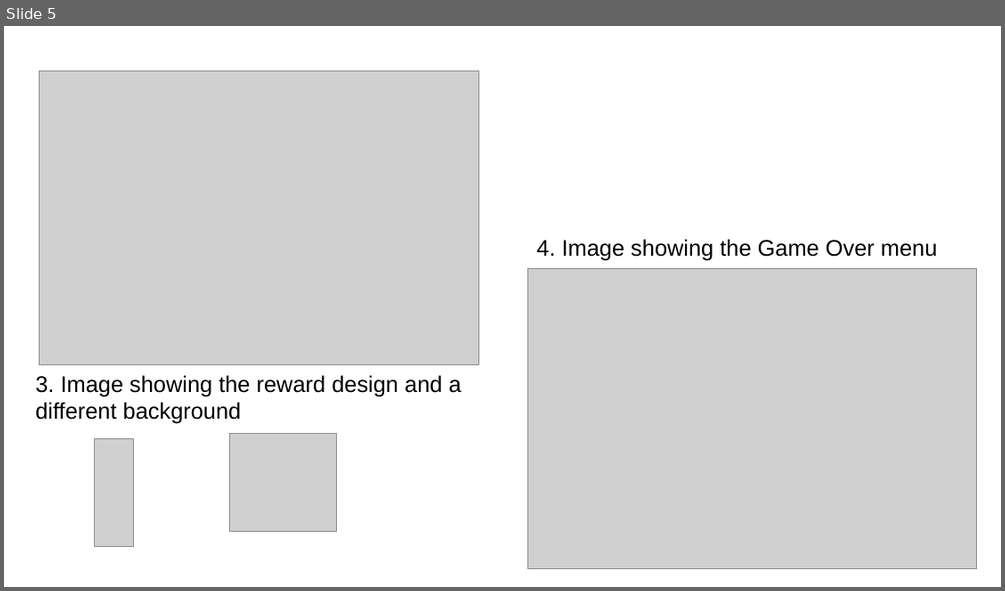
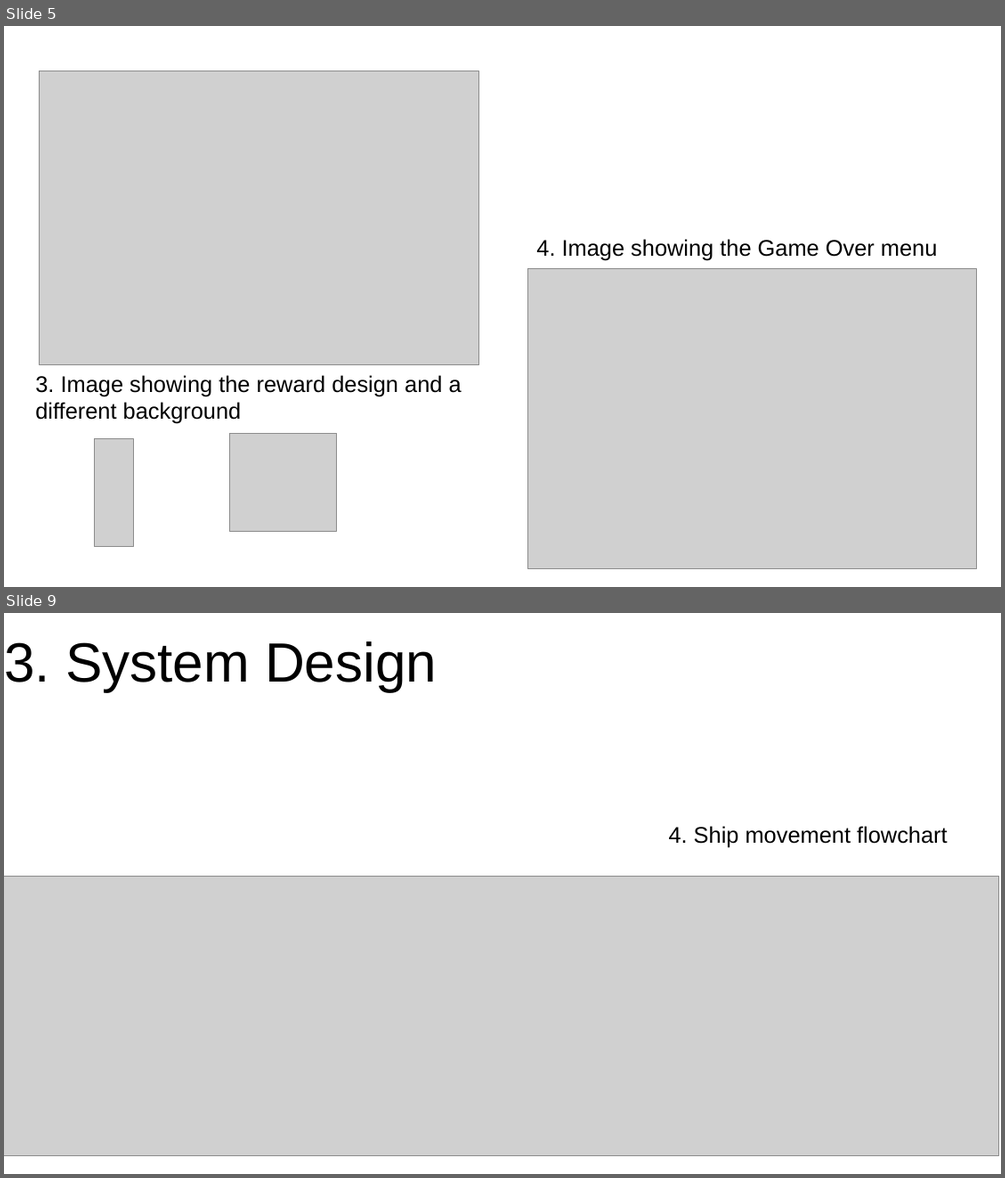
Before and after one commit to kaloyanMilev13/SpaceGame, a slide deck: doc/design/design_presentation.odp. Shown one above the other, each under a label of ours: slide 5 before the commit, slides 5 and 9 after it; the slides between them are not shown. The pictures are 1005x591 and 1005x1178 pixels, drawn with LibreOffice and Linux fonts; fonts in the diff are those of the drawing; grey boxes stand for pictures. Boxes give left, top, right and bottom in pixels: in the first picture for what was removed or moved away, otherwise in the second. Text is boxed around its words. In the diff, an @@ line names an element or a change of style, - is before the commit and + after.

```diff
--- a/doc/design/design_presentation.odp
+++ b/doc/design/design_presentation.odp
@@ slide 9 added at [4, 613, 1001, 1174], background #FFFFFF @@
@@ title added at [4, 641, 437, 691], 44 pt, text #000000 @@
+3. System Design
@@ text added at [669, 826, 947, 848], 18 pt, text #000000 @@
+4. Ship movement flowchart
@@ picture added at [4, 876, 999, 1156] @@
```
Also in this commit, not shown: 2 slides changed, 6 other slides added, 1 slide removed, 23 other files.
